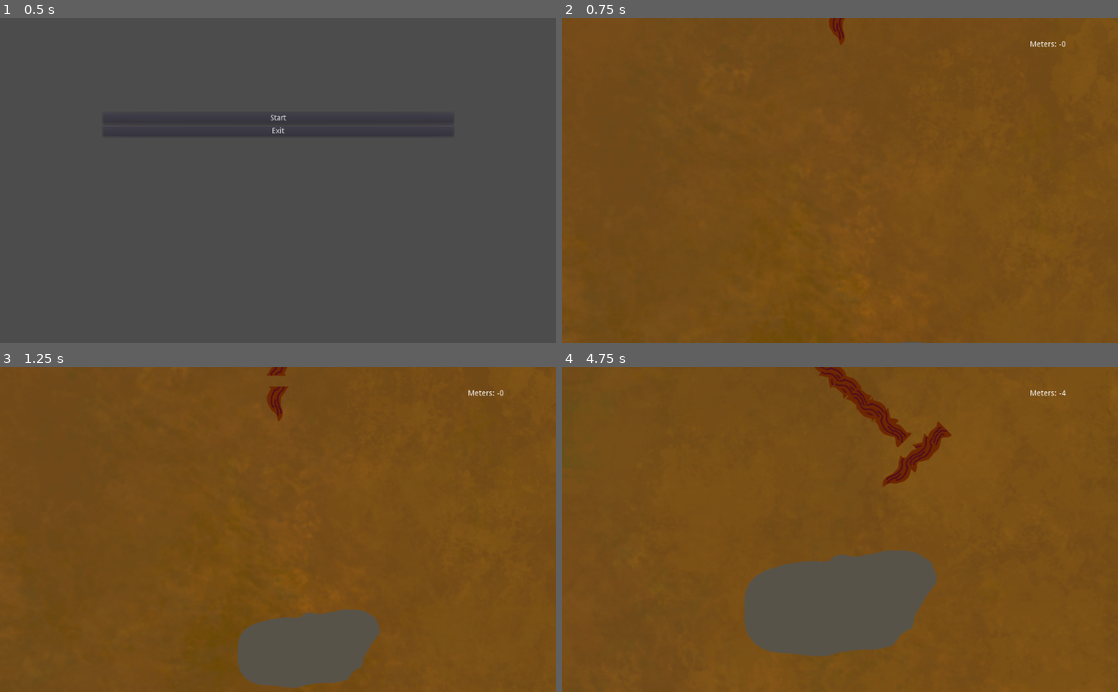
Above: before the commit, frames 1-4 (two rows, left to right).
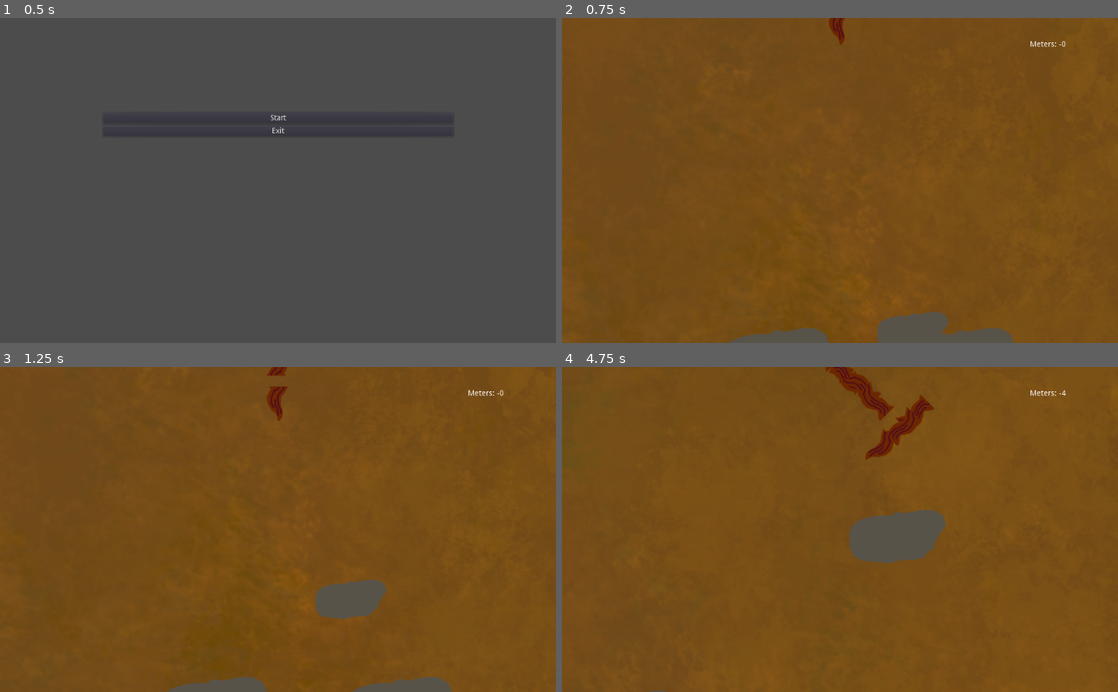
Above: after the commit, the same moments.

Repository: Lycentzia/I-am-Root
Game: Godot game, scene res://scenes/menue.tscn
Same seed, same stepped clock (60 frames per second), same inputs: the game is played once before the commit and once after it.
Inputs:
- Up to frame 1 (0.5 s): no input
- Up to frame 2 (0.75 s): click "Start" at 0.5 s
- Up to frame 3 (1.25 s): no input
- Up to frame 4 (4.75 s): hold Right (move_right) 1.28-2.03 s; hold Left (move_left) 2.03-2.78 s; hold Right (move_right) 2.78-4.28 s; hold Left (move_left) from 4.28 s (still down)

Frame 1 is identical in both runs. In frame 2, 2.0% of the frame differs, in the area x 30-82%, y 90-100%; in frame 3, 6.7%; in frame 4, 12%, in the area x 15-70%, y 0-100%.

Commit message:
Collision

Diff:
--- a/TipOfRoot.gd
+++ b/TipOfRoot.gd
@@ -24,7 +24,7 @@
 		velocity.x = 0
 		rotation_degrees = 0
 	# stop downwards animation at some point (TODO animate background upwards)
-	if position.y >= (screen_size.y / 3):
+	if position.y >= (screen_size.y / 4):
 		velocity.y = 0
 
 
@@ -34,3 +34,13 @@
 	position += velocity * delta
 	position.x = clamp(position.x, 0, screen_size.x)
 	position.y = clamp(position.y, 0, screen_size.y)
+
+
+
+func _on_TipOfRoot_area_entered(area):
+	print('test')
+	pass # Replace with function body.
+
+
+func _on_TipOfRoot_body_entered(body):
+	print('yeah') # Replace with function body.
--- a/scenes/TipOfRoot.tscn
+++ b/scenes/TipOfRoot.tscn
@@ -12,6 +12,9 @@
 "speed": 5.0
 } ]
 
+[sub_resource type="RectangleShape2D" id=2]
+extents = Vector2( 31, 31.5 )
+
 [node name="TipOfRoot" type="Area2D"]
 script = ExtResource( 2 )
 __meta__ = {
@@ -22,3 +25,13 @@
 frames = SubResource( 1 )
 speed_scale = 0.25
 playing = true
+
+[node name="CollisionShape2D" type="CollisionShape2D" parent="."]
+modulate = Color( 0.760784, 0.0941176, 0.0941176, 1 )
+self_modulate = Color( 0.67451, 0.529412, 0.529412, 1 )
+light_mask = 13
+position = Vector2( 0, -0.5 )
+shape = SubResource( 2 )
+
+[connection signal="area_entered" from="." to="." method="_on_TipOfRoot_area_entered"]
+[connection signal="body_entered" from="." to="." method="_on_TipOfRoot_body_entered"]
--- a/scenes/obstacle/Stone.tscn
+++ b/scenes/obstacle/Stone.tscn
@@ -7,6 +7,12 @@
 position = Vector2( 0, 599 )
 script = ExtResource( 1 )
 
-[node name="Sprite" type="Sprite" parent="."]
-position = Vector2( -7, 159 )
+[node name="Sprite" type="Sprite" parent="." groups=["obstacle"]]
+scale = Vector2( 0.5, 0.5 )
 texture = ExtResource( 2 )
+
+[node name="CollisionPolygon2D" type="CollisionPolygon2D" parent="."]
+scale = Vector2( 0.5, 0.5 )
+polygon = PoolVector2Array( 140, -150.8, 155, -148.8, 155, -147.3, 179, -134.2, 179, -132.9, 186, -126.9, 186, -124.3, 194, -105.4, 194, -90.3, 175, -67.3, 175, -65.4, 155, -33.4, 155, -31.6, 149, -18.6, 149, -12.7, 145.5, 0, 143.5, 0, 126, 10.1, 126, 10.7, 111, 30, 109.7, 30, 100.7, 37, 96.4, 37, 69.2, 43, 60, 43, 18, 44.9, 18, 45.8, 1, 47.8, 1, 48.5, -20.7, 55, -59.1, 55, -145, 44.8, -145, 43.2, -167, 32.2, -167, 30.7, -183, 9.7, -183, 4.3, -187, -7.7, -187, -66, -185.7, -66, -182.6, -80, -181.2, -80, -175.2, -92, -173.9, -92, -163.9, -103, -161.5, -103, -138.5, -116, -133.3, -116, -106.3, -125, -101.4, -125, -75.2, -130, -21.9, -130, -8.70001, -141, -5.29999, -141, 1.60001, -144, 14.6, -144, 19.5, -141, 32.1, -141, 38, -140.3, 89, -150.7, 89, -152, 140, -152 )
+
+[connection signal="input_event" from="." to="." method="_on_Stone_input_event"]
